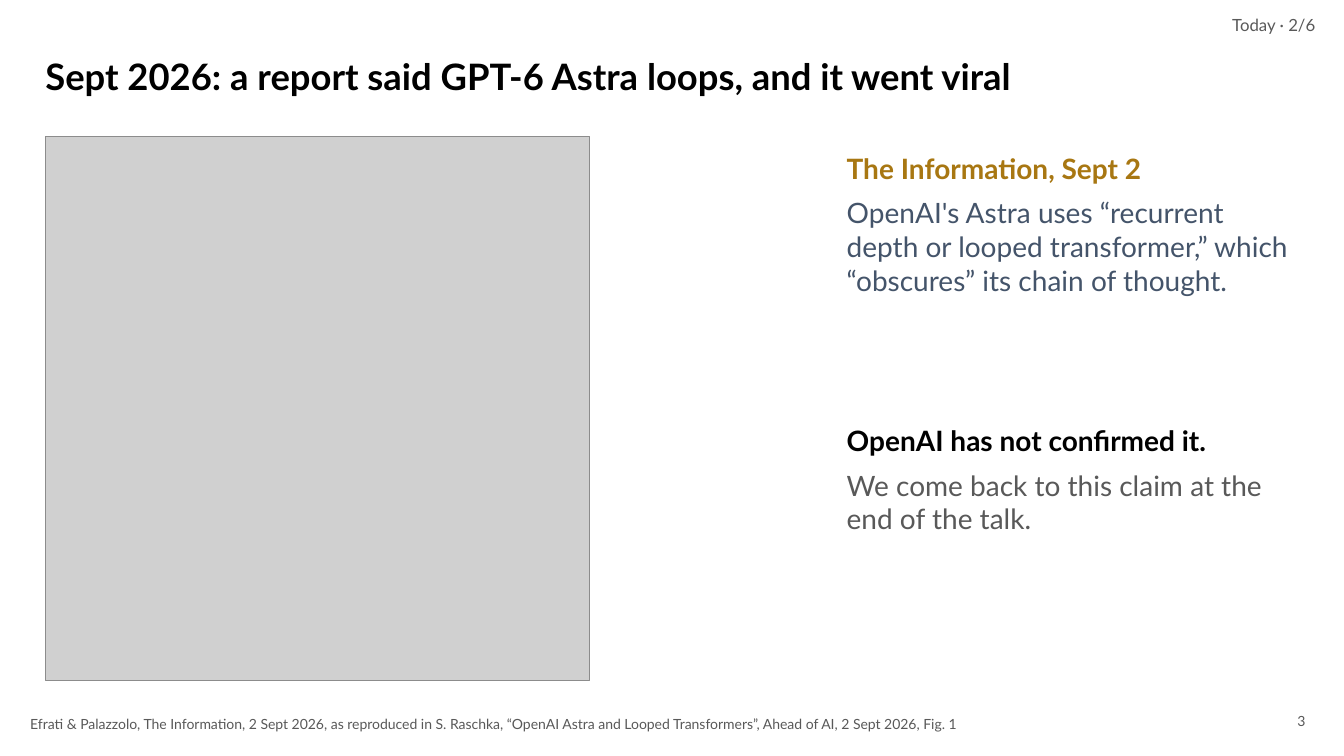
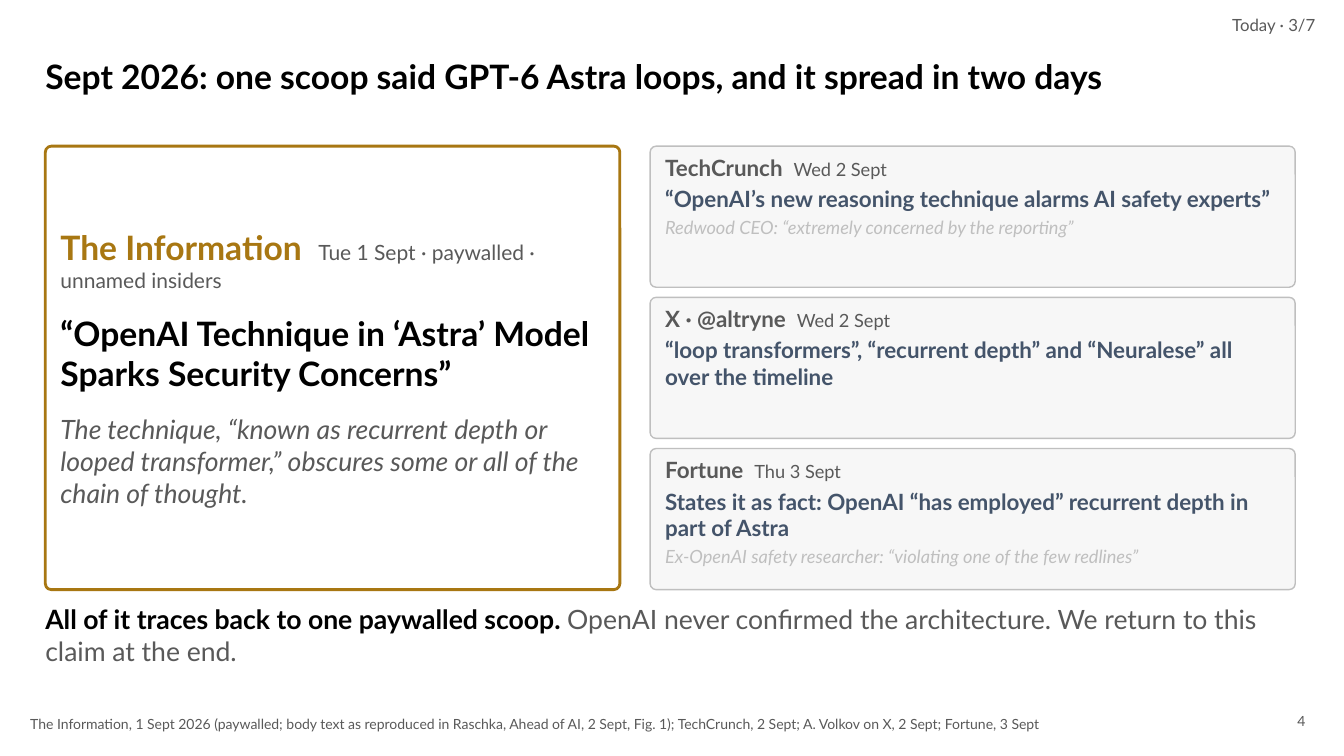
Before and after one commit to irregular6612/agi-hw2, a slide deck: slide 4 of build/out/looped-transformers.pptx (slide 3 before the commit). Drawn at 1344x756 pixels with LibreOffice and Linux fonts; fonts in the diff are those of the drawing; grey boxes stand for pictures. Boxes give left, top, right and bottom in pixels: in the first picture for what was removed or moved away, otherwise in the second. Text is boxed around its words. In the diff, an @@ line names an element or a change of style, - is before the commit and + after.

```diff
--- a/build/out/looped-transformers.pptx
+++ b/build/out/looped-transformers.pptx
@@ text at bbox=[1232, 18, 1315, 34]: text changed @@
-Today · 2/6
+Today · 3/7
@@ text at bbox=[45, 64, 1102, 95]: text changed; size 26 to 24 pt @@
-Sept 2026: a report said GPT-6 Astra loops, and it went viral
+Sept 2026: one scoop said GPT-6 Astra loops, and it spread in two days
@@ picture removed at bbox=[45, 136, 590, 681] @@
@@ rounded rectangle added at bbox=[45, 146, 620, 590], fill #FFFFFF, outline #A87712 2 pt @@
@@ rounded rectangle added at bbox=[650, 146, 1296, 287], fill #F7F7F7, outline #BFBFBF 1 pt @@
@@ text added at bbox=[665, 159, 1270, 237], 16 pt, text #44546A, bold @@
+TechCrunch Wed 2 Sept
+“OpenAI’s new reasoning technique alarms AI safety experts”
+Redwood CEO: “extremely concerned by the reporting”
@@ text removed at bbox=[847, 158, 1287, 296] @@
-The Information, Sept 2
-OpenAI's Astra uses “recurrent depth or looped transformer,” which “obscures” its chain of thought.
@@ text added at bbox=[60, 235, 589, 508], 19 pt, text #595959 @@
+The Information Tue 1 Sept · paywalled · unnamed insiders
+“OpenAI Technique in ‘Astra’ Model Sparks Security Concerns”
+The technique, “known as recurrent depth or looped transformer,” obscures some or all of the chain of thought.
@@ rounded rectangle added at bbox=[650, 297, 1296, 439], fill #F7F7F7, outline #BFBFBF 1 pt @@
@@ text added at bbox=[665, 310, 1232, 385], 16 pt, text #44546A, bold @@
+X · @altryne Wed 2 Sept
+“loop transformers”, “recurrent depth” and “Neuralese” all over the timeline
@@ rounded rectangle added at bbox=[650, 449, 1296, 590], fill #F7F7F7, outline #BFBFBF 1 pt @@
@@ text removed at bbox=[847, 430, 1261, 529] @@
-OpenAI has not confirmed it.
-We come back to this claim at the end of the talk.
@@ text added at bbox=[665, 462, 1248, 566], 16 pt, text #44546A, bold @@
+Fortune Thu 3 Sept
+States it as fact: OpenAI “has employed” recurrent depth in part of Astra
+Ex-OpenAI safety researcher: “violating one of the few redlines”
@@ text added at bbox=[45, 609, 1256, 661], 19 pt, text #595959 @@
+All of it traces back to one paywalled scoop. OpenAI never confirmed the architecture. We return to this claim at the end.
@@ text at bbox=[30, 718, 1040, 732]: text changed @@
-Efrati & Palazzolo, The Information, 2 Sept 2026, as reproduced in S. Raschka, “OpenAI Astra and Looped Transformers”, Ahead of AI, 2 Sept 2026, Fig. 1
+The Information, 1 Sept 2026 (paywalled; body text as reproduced in Raschka, Ahead of AI, 2 Sept, Fig. 1); TechCrunch, 2 Sept; A. Volkov on X, 2 Sept; Fortune, 3 Sept
@@ page number at bbox=[1297, 716, 1305, 726]: text changed @@
-3
+4
```
Also in this commit, not shown: 5 other slides changed, 1 slide added, 7 other files.
